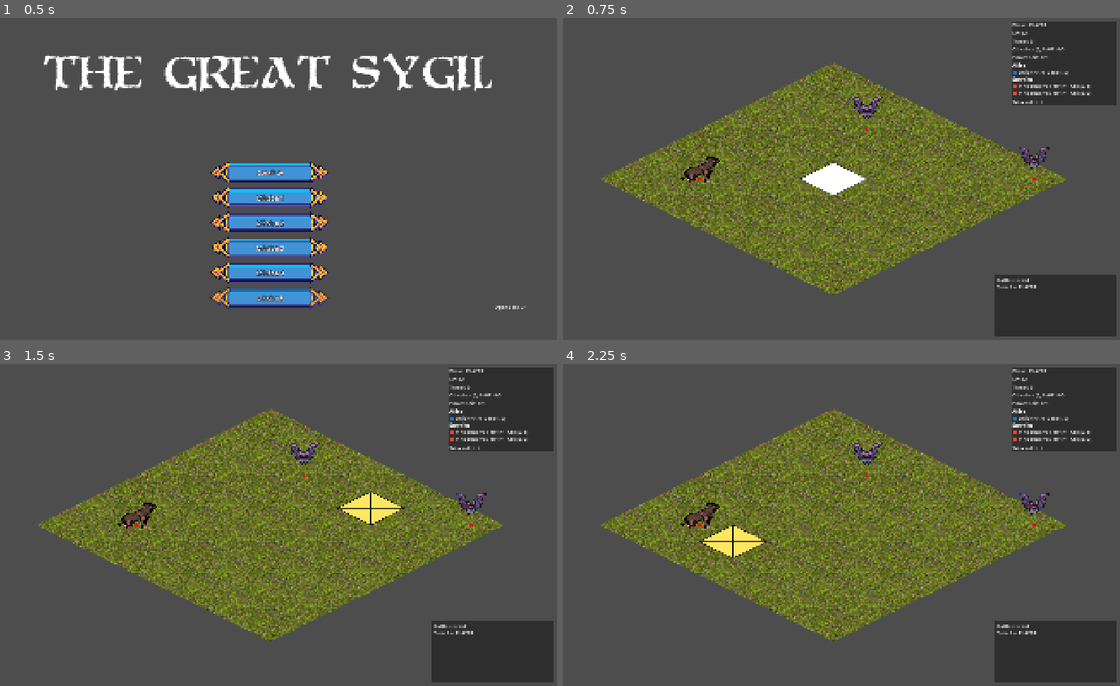
Above: before the commit, frames 1-4 (two rows, left to right).
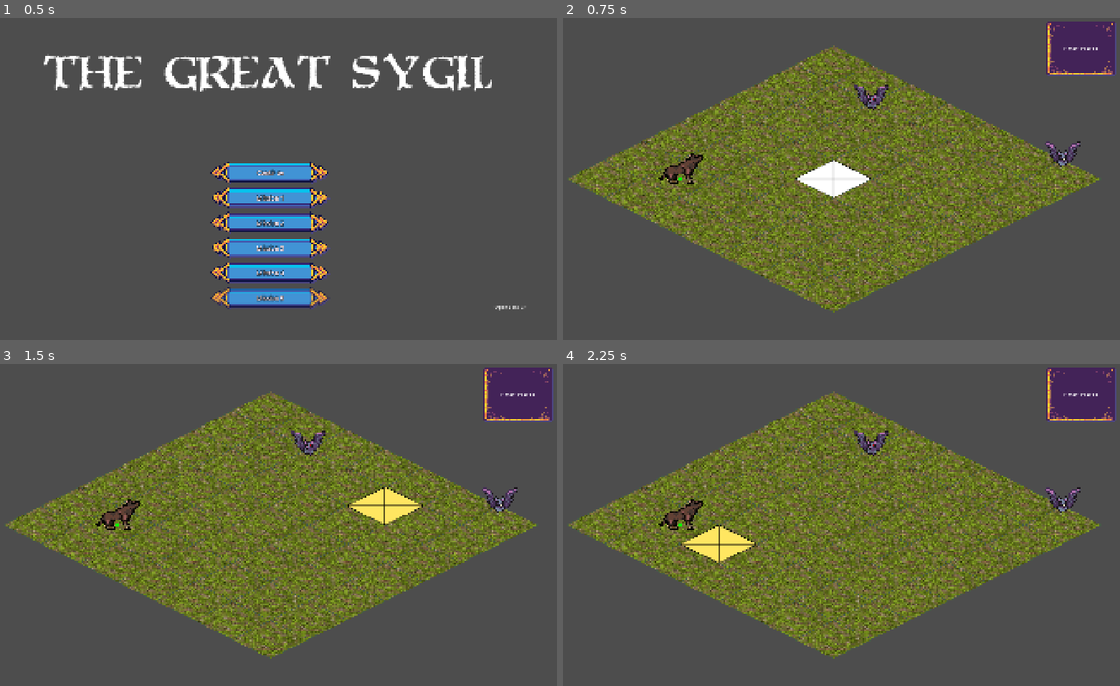
Above: after the commit, the same moments.

Repository: Nick-labs/TGS
Game: Godot game, scene res://scenes/ui/MainMenu.tscn
Two runs of this game, one before a commit and one after it. Both use one fixed random seed, a clock stepped at 60 frames per second and the inputs below.
Inputs (mouse positions are in pixels of both pictures, inside the frame that each line leads up to):
- Up to frame 1 (0.5 s): no input
- Up to frame 2 (0.75 s): click "Continue" at 0.5 s
- Up to frame 3 (1.5 s): tap Enter at 1.25 s; move the mouse to (395, 508) at 1.27 s; click (395, 508) at 1.42 s
- Up to frame 4 (2.25 s): tap Space at 2 s; move the mouse to (718, 541) at 2.02 s; click (718, 541) at 2.17 s

Frame 1 is identical in both runs. In frame 2, 37% of the frame differs, in the area x 1-100%, y 1-99%; in frame 3, 37%; in frame 4, 37%.

Commit message:
add damage labels

Diff:
--- a/project.godot
+++ b/project.godot
@@ -20,6 +20,7 @@
 SaveManager="*res://scripts/systems/SaveManager.gd"
 SceneFlow="*res://scripts/ui/SceneFlow.gd"
 AudioManager="*uid://4w5elwxnvuty"
+FloatingTextManager="*uid://c42jiorditjqe"
 
 [display]
 
--- a/scenes/map/Battle.tscn
+++ b/scenes/map/Battle.tscn
@@ -15,9 +15,14 @@
 [ext_resource type="Script" uid="uid://klgah7bsldhl" path="res://scripts/systems/IntentVisualizer.gd" id="12_vis"]
 [ext_resource type="Script" uid="uid://d12g71kophqen" path="res://scripts/systems/EnvironmentManager.gd" id="13_env"]
 [ext_resource type="Script" uid="uid://41c5ty7mytuu" path="res://scripts/ui/BattleHUD.gd" id="14_hud"]
+[ext_resource type="PackedScene" uid="uid://c42jiorditjqe" path="res://scenes/map/FloatingTextManager.tscn" id="15_v4itv"]
+[ext_resource type="Texture2D" uid="uid://5rmhlxd20ao7" path="res://assets/sprites/menu/action_button.png" id="16_dtjjv"]
 [ext_resource type="Script" uid="uid://8ltudv2pg4gp" path="res://scripts/ui/BattleFlow.gd" id="16_flow"]
 [ext_resource type="Script" uid="uid://3yhk4w556dwj" path="res://scripts/ui/ActionBar.gd" id="17_x2t2u"]
 [ext_resource type="PackedScene" uid="uid://4thl6vae2dta" path="res://scenes/ui/ActionButton.tscn" id="18_dtjjv"]
+
+[sub_resource type="StyleBoxTexture" id="StyleBoxTexture_v4itv"]
+texture = ExtResource("16_dtjjv")
 
 [sub_resource type="StyleBoxEmpty" id="StyleBoxEmpty_dtjjv"]
 
@@ -27,7 +32,6 @@
 script = ExtResource("1_lto8t")
 camera = NodePath("../Camera2D")
 grid = NodePath("Grid")
-padding_percent = 0.15
 
 [node name="Grid" parent="GridRoot" unique_id=269519220 node_paths=PackedStringArray("unit_manager", "env_manager") instance=ExtResource("2_c8xc1")]
 unit_manager = NodePath("../UnitManager")
@@ -106,6 +110,8 @@
 unit_manager = NodePath("../UnitManager")
 battle_manager = NodePath("../BattleManager")
 turn_manager = NodePath("../TurnManager")
+
+[node name="FloatingTextManager" parent="GridRoot" unique_id=1009071799 instance=ExtResource("15_v4itv")]
 
 [node name="Camera2D" type="Camera2D" parent="." unique_id=1004421333]
 
@@ -128,52 +134,69 @@
 mouse_filter = 2
 
 [node name="TopBar" type="PanelContainer" parent="BattleHUD/Root" unique_id=1064347486]
+texture_filter = 1
 layout_mode = 1
 anchors_preset = 1
 anchor_left = 1.0
 anchor_right = 1.0
-offset_left = -360.0
-offset_top = 12.0
-offset_right = -12.0
-offset_bottom = 266.0
-grow_horizontal = 2
-
-[node name="TopVBox" type="VBoxContainer" parent="BattleHUD/Root/TopBar" unique_id=215309080]
+offset_left = -247.0
+offset_top = 11.0
+offset_right = -14.0
+offset_bottom = 194.0
+grow_horizontal = 0
+theme_override_styles/panel = SubResource("StyleBoxTexture_v4itv")
+
+[node name="MarginContainer" type="MarginContainer" parent="BattleHUD/Root/TopBar" unique_id=1566876038]
+layout_mode = 2
+theme_override_constants/margin_left = 60
+theme_override_constants/margin_top = 80
+theme_override_constants/margin_right = 60
+theme_override_constants/margin_bottom = 80
+
+[node name="TopVBox" type="VBoxContainer" parent="BattleHUD/Root/TopBar/MarginContainer" unique_id=215309080]
 layout_mode = 2
 theme_override_constants/separation = 4
 
-[node name="PhaseLabel" type="Label" parent="BattleHUD/Root/TopBar/TopVBox" unique_id=444240815]
+[node name="PhaseLabel" type="Label" parent="BattleHUD/Root/TopBar/MarginContainer/TopVBox" unique_id=444240815]
 layout_mode = 2
 text = "Phase: PLAYER"
-
-[node name="CPLabel" type="Label" parent="BattleHUD/Root/TopBar/TopVBox" unique_id=954588464]
+horizontal_alignment = 1
+
+[node name="CPLabel" type="Label" parent="BattleHUD/Root/TopBar/MarginContainer/TopVBox" unique_id=954588464]
+visible = false
 layout_mode = 2
 text = "CP: 0/0"
 
-[node name="ThreatLabel" type="Label" parent="BattleHUD/Root/TopBar/TopVBox" unique_id=271918656]
+[node name="ThreatLabel" type="Label" parent="BattleHUD/Root/TopBar/MarginContainer/TopVBox" unique_id=271918656]
+visible = false
 layout_mode = 2
 text = "Threat: 0"
 
-[node name="ObjectiveLabel" type="Label" parent="BattleHUD/Root/TopBar/TopVBox" unique_id=1636739852]
+[node name="ObjectiveLabel" type="Label" parent="BattleHUD/Root/TopBar/MarginContainer/TopVBox" unique_id=1636739852]
+visible = false
 layout_mode = 2
 text = "Objective (0, 0) HP: 0/0"
 
-[node name="PowerGridLabel" type="Label" parent="BattleHUD/Root/TopBar/TopVBox" unique_id=934947601]
+[node name="PowerGridLabel" type="Label" parent="BattleHUD/Root/TopBar/MarginContainer/TopVBox" unique_id=934947601]
+visible = false
 layout_mode = 2
 text = "Power Grid: 0/0"
 
-[node name="HPLabel" type="RichTextLabel" parent="BattleHUD/Root/TopBar/TopVBox" unique_id=324973433]
-custom_minimum_size = Vector2(320, 120)
+[node name="HPLabel" type="RichTextLabel" parent="BattleHUD/Root/TopBar/MarginContainer/TopVBox" unique_id=324973433]
+visible = false
+custom_minimum_size = Vector2(100, 120)
 layout_mode = 2
 bbcode_enabled = true
 fit_content = true
 scroll_active = false
 
-[node name="SelectedUnitLabel" type="Label" parent="BattleHUD/Root/TopBar/TopVBox" unique_id=1245605516]
+[node name="SelectedUnitLabel" type="Label" parent="BattleHUD/Root/TopBar/MarginContainer/TopVBox" unique_id=1245605516]
+visible = false
 layout_mode = 2
 text = "Selected Unit: "
 
 [node name="LogPanel" type="PanelContainer" parent="BattleHUD/Root" unique_id=699377676]
+visible = false
 layout_mode = 1
 anchors_preset = 3
 anchor_left = 1.0
--- /dev/null
+++ b/scenes/map/DamageText.tscn
@@ -0,0 +1,14 @@
+[gd_scene format=3 uid="uid://didksmdvs3oa"]
+
+[ext_resource type="Script" uid="uid://bp8ljkj0tvxll" path="res://scripts/map/DamageText.gd" id="1_u8fkq"]
+
+[node name="DamageText" type="Node2D" unique_id=1796276900]
+z_index = 4096
+z_as_relative = false
+texture_filter = 1
+script = ExtResource("1_u8fkq")
+
+[node name="Label" type="Label" parent="." unique_id=2014381756]
+offset_right = 40.0
+offset_bottom = 23.0
+theme_override_font_sizes/font_size = 32
--- /dev/null
+++ b/scenes/map/FloatingTextManager.tscn
@@ -0,0 +1,6 @@
+[gd_scene format=3 uid="uid://c42jiorditjqe"]
+
+[ext_resource type="Script" uid="uid://m3pwwhkfgwir" path="res://scripts/systems/FloatingTextManager.gd" id="1_ta1hl"]
+
+[node name="FloatingTextManager" type="Node" unique_id=1009071799]
+script = ExtResource("1_ta1hl")
--- a/scripts/entity/units/Unit.gd
+++ b/scripts/entity/units/Unit.gd
@@ -63,7 +63,8 @@
 	update_z_index() # TODO: optimize
 
 func _draw():
-	draw_circle(Vector2.ZERO, 3, Color.RED)
+	if team == Team.PLAYER:
+		draw_circle(Vector2(0, 0), 3, Color.GREEN)
 
 func set_cell(new_cell: Vector2i):
 	cell = new_cell
--- /dev/null
+++ b/scripts/map/DamageText.gd
@@ -0,0 +1,25 @@
+extends Node2D
+
+@onready var label: Label = $Label
+
+func setup(amount: int):
+	label.text = str(amount)
+
+	var tween = create_tween()
+
+	tween.parallel().tween_property(
+		self,
+		"position:y",
+		position.y - 40,
+		0.8
+	)
+
+	tween.parallel().tween_property(
+		self,
+		"modulate:a",
+		0.0,
+		0.8
+	)
+
+	await tween.finished
+	queue_free()
--- a/scripts/systems/EffectResolver.gd
+++ b/scripts/systems/EffectResolver.gd
@@ -38,6 +38,12 @@
 	var target := unit_manager.get_unit_at(target_cell)
 	if target != null:
 		target.take_damage(amount)
+
+		FloatingTextManager.show_damage(
+					effect.amount,
+					target.position - Vector2(0, 80)
+				)
+
 		damage_resolved.emit(attacker, target, amount, target_cell)
 		if target.is_dead():
 			unit_killed.emit(target)
--- /dev/null
+++ b/scripts/systems/FloatingTextManager.gd
@@ -0,0 +1,15 @@
+extends Node
+
+@export var damage_text_scene: PackedScene = preload("res://scenes/map/DamageText.tscn")
+
+
+func show_damage(amount: int, world_pos: Vector2):
+	var text = damage_text_scene.instantiate()
+
+	text.modulate = Color(1, 0, 0)
+	#text.scale = Vector2(2, 2)
+
+	get_tree().current_scene.add_child(text)
+
+	text.position = world_pos
+	text.setup(amount)
--- a/scripts/ui/BattleHUD.gd
+++ b/scripts/ui/BattleHUD.gd
@@ -8,13 +8,13 @@
 @export var environment_manager: EnvironmentManager
 @export var selection_controller: SelectionController
 
-@onready var phase_label: Label = $Root/TopBar/TopVBox/PhaseLabel
-@onready var cp_label: Label = $Root/TopBar/TopVBox/CPLabel
-@onready var threat_label: Label = $Root/TopBar/TopVBox/ThreatLabel
-@onready var objective_label: Label = $Root/TopBar/TopVBox/ObjectiveLabel
-@onready var power_grid_label: Label = $Root/TopBar/TopVBox/PowerGridLabel
-@onready var hp_label: RichTextLabel = $Root/TopBar/TopVBox/HPLabel
-@onready var selected_unit_label: Label = $Root/TopBar/TopVBox/SelectedUnitLabel
+@onready var phase_label: Label = $Root/TopBar/MarginContainer/TopVBox/PhaseLabel
+@onready var cp_label: Label = $Root/TopBar/MarginContainer/TopVBox/CPLabel
+@onready var threat_label: Label = $Root/TopBar/MarginContainer/TopVBox/ThreatLabel
+@onready var objective_label: Label = $Root/TopBar/MarginContainer/TopVBox/ObjectiveLabel
+@onready var power_grid_label: Label = $Root/TopBar/MarginContainer/TopVBox/PowerGridLabel
+@onready var hp_label: RichTextLabel = $Root/TopBar/MarginContainer/TopVBox/HPLabel
+@onready var selected_unit_label: Label = $Root/TopBar/MarginContainer/TopVBox/SelectedUnitLabel
 
 @onready var log_label: RichTextLabel = $Root/LogPanel/LogMargin/LogLabel
 
Not shown: 1 places in scenes/Entity/units/Unit.tscn that only renumber resources
